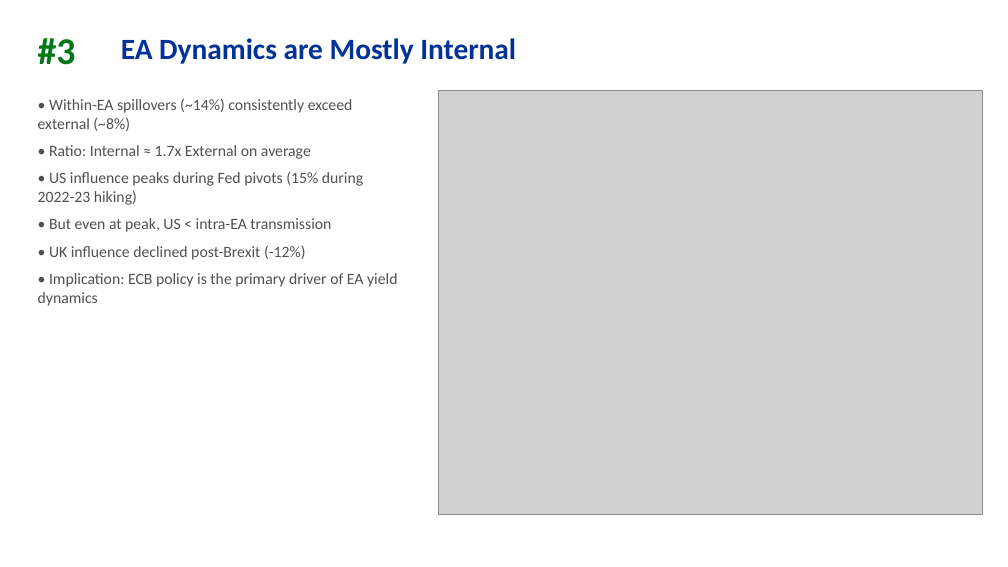
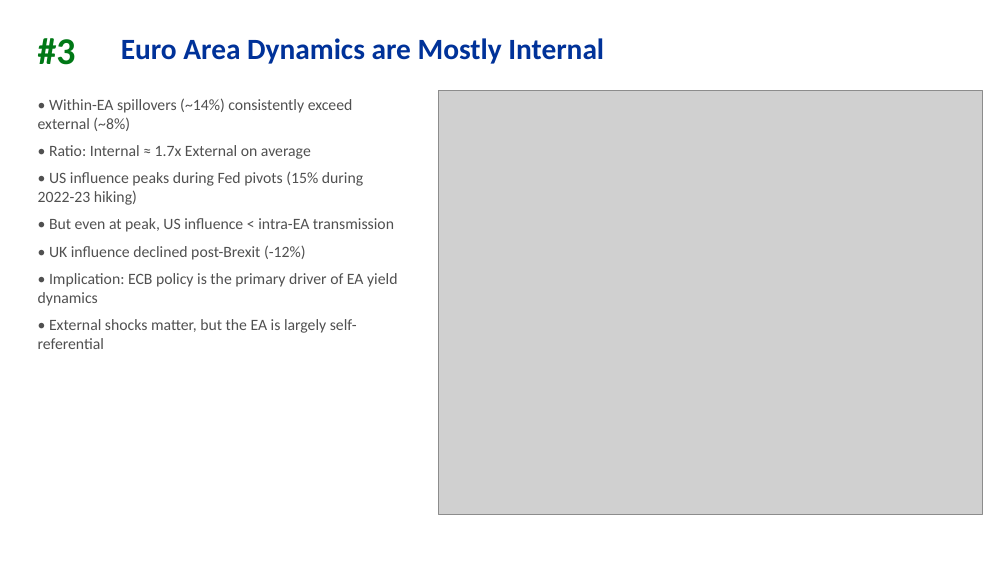
Before and after one commit to jonorice/Bond-spillovers, a slide deck: slide 9 of comprehensive_analysis/Bond_Spillovers_Policymaker_Deck.pptx. Drawn at 1008x567 pixels with LibreOffice and Linux fonts; fonts in the diff are those of the drawing; grey boxes stand for pictures. Boxes give left, top, right and bottom in pixels: in the first picture for what was removed or moved away, otherwise in the second. Text is boxed around its words. In the diff, an @@ line names an element or a change of style, - is before the commit and + after.

```diff
--- a/comprehensive_analysis/Bond_Spillovers_Policymaker_Deck.pptx
+++ b/comprehensive_analysis/Bond_Spillovers_Policymaker_Deck.pptx
@@ text at (121,38,604,64): text changed @@
-EA Dynamics are Mostly Internal
+Euro Area Dynamics are Mostly Internal
@@ text at (49,218,394,232): text changed @@
-• But even at peak, US < intra-EA transmission
+• But even at peak, US influence < intra-EA transmission
@@ text at (38,319,357,349): paragraph added @@
+• External shocks matter, but the EA is largely self-referential
```
Also in this commit, not shown: 8 other slides changed, 1 slide removed, 2 other files.
